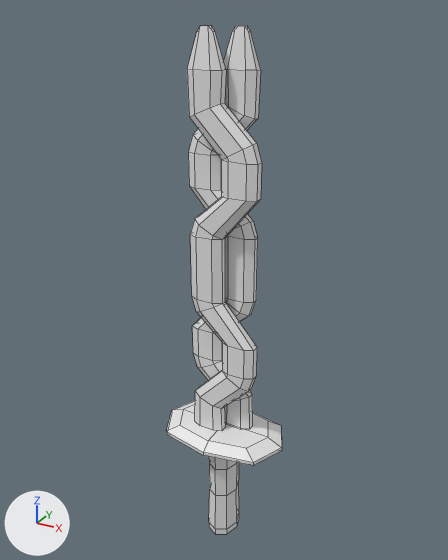
A saved change to the FBX model Assets/3D models/candidate/sword_05.fbx.
Before and after are seen from a 50 mm lens placed at (0.688, -1.251, 0.98), pointed at (-0.019, 0.035, 0.337). Lighting does not change. The marker at lower left points along +X, +Y and +Z. Mesh edges are drawn as thin lines. Where no turn or scale is listed for an object, it has been applied to the vertices.

Script lines for the objects in view, before the commit:
```python
me_plane_004 = bpy.data.meshes.new('Plane.004')
me_plane_004.from_pydata(...)  # 297 vertices, 287 faces; spans x -0.175..0.175, y -0.114..0.118, z -0.443..0.944
# faces by material slot: [166, 56, 41, 24]
me_plane_004.materials.append(mat_sword1)  # white #e7e7e7
me_plane_004.materials.append(mat_sword2)  # white #e7e7e7
me_plane_004.materials.append(mat_sword3)  # white #e7e7e7
me_plane_004.materials.append(mat_sword4)  # white #e7e7e7
ob_sword_05 = bpy.data.objects.new('sword_05', me_plane_004)
ob_sword_05.location = (0.0, 0.0, 0.0)
```
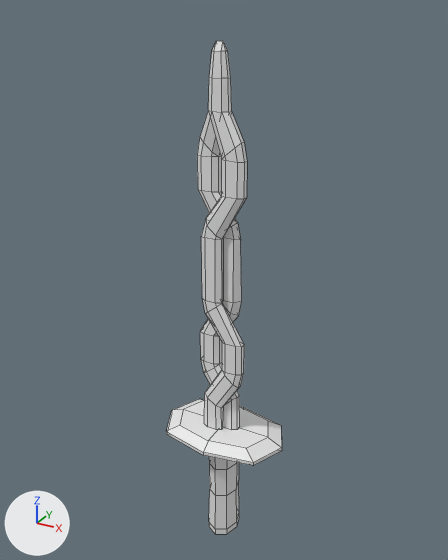
Commit message: fix sword_05

Changed parts and their boxes [x1, y1, x2, y2] in the pictures (448 x 560 px):
'sword_05', reshaped: before [166, 26, 282, 534]; after [166, 41, 282, 534]
part 1 of me_plane_004, rebuilt (31% narrower): before [188, 26, 261, 429]; after [197, 41, 247, 430]
part 2 of me_plane_004, deleted: before [187, 26, 262, 431]

The edits, one by one:
me_plane_004 is used by ob_sword_05; location (0.0, 0.0, 0.0).
me_plane_004 had 297 vertices, 287 faces and spanned x -0.175..0.175, y -0.114..0.118, z -0.443..0.944.
me_plane_004 now has 257 vertices, 265 faces and spans x -0.175..0.175, y -0.114..0.118, z -0.443..0.914.
me_plane_004 part 1: the loose piece of 112 vertices spanning x -0.102..0.078, y -0.001..0.041, z -0.082..0.944 is rebuilt with 184 vertices and now spans x -0.067..0.067, y -0.036..0.014, z -0.082..0.914.
me_plane_004 part 2: the loose piece of 112 vertices spanning x -0.078..0.102, y -0.042..-0.001, z -0.082..0.944 is deleted.
